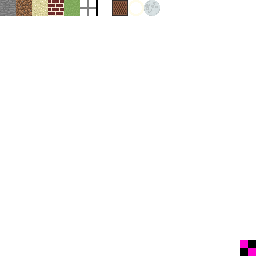
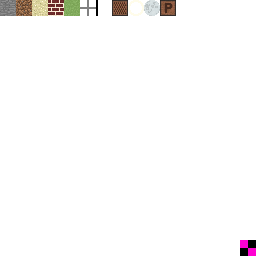
The second 256 x 256 image is a revision of the first. Changes to its layers:
added layer "P" above "textures.png" over 163, 2, 173, 14
painted on "textures.png" over 160, 0, 176, 16
